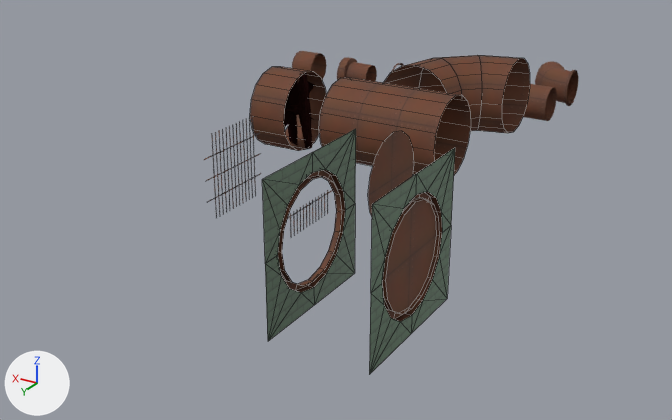
The Blender file Assets/World/Level2/raw/pipes.blend as it was, and as the next commit left it.
Camera for both pictures: a camera (50 mm lens) standing at (-32.6, 75.2, 31.7) and looking at (11.9, 1.1, -5.4). Lighting does not change. The marker at lower left points along +X, +Y and +Z. Mesh edges are drawn as thin lines on the coarser meshes. Objects named as collision shapes, trigger or cutter boxes, shadow casters or lower levels of detail are left out.

Objects in the first picture: 'NarrowPipe_90', 'NarrowPipe_Piston_Base', 'NarrowPipe_Piston_Top', 'NarrowPipe_Straight', 'Sewer_Grate_High', 'WideFan', 'WidePipe_90', 'WidePipe_InnerClosed', 'WidePipe_Straight', 'WindPipe_Straight_Short', 'Windpipe_OuterClosed', 'Windpipe_OuterOpen'.
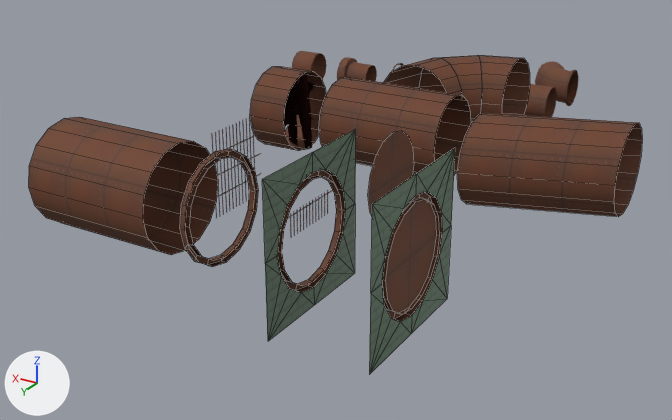
Location of each change, [x1, y1, x2, y2] in pixels of the pictures (672 x 420 px):
'WidePipe_Outer_Straight', added
    after: [29, 117, 218, 255]
'WidePipe_Kink', added
    after: [457, 113, 642, 217]
'Windpipe_Lip', added
    after: [180, 149, 258, 267]

Edits to the bpy script that builds the scene:
```text
Add me_plane_018:
    me_plane_018.from_pydata(...)  # 32 vertices, 16 faces; spans x 0.0..12.0, y -4.0..8.0, z 0.0..8.0
    me_plane_018.polygons.foreach_set('use_smooth', [True] * 16)
    me_plane_018.materials.append(mat_tx_brassplates)
Add me_plane_017:
    me_plane_017.from_pydata(...)  # 32 vertices, 16 faces; spans x 0.0..12.0, y -4.5..4.5, z -0.5..8.5
    me_plane_017.polygons.foreach_set('use_smooth', [True] * 16)
    me_plane_017.materials.append(mat_tx_brassplates)
Add me_plane_001:
    me_plane_001.from_pydata(...)  # 64 vertices, 48 faces; spans x 0.0..0.5, y -4.5..4.5, z -0.5..8.5
    me_plane_001.polygons.foreach_set('use_smooth', [True] * 48)
    me_plane_001.materials.append(mat_tx_brassplates)
Add ob_widepipe_kink:
    ob_widepipe_kink = bpy.data.objects.new('WidePipe_Kink', me_plane_018)
    ob_widepipe_kink.location = (-16.0, 0.0, 0.0)
Add ob_widepipe_outer_straight:
    ob_widepipe_outer_straight = bpy.data.objects.new('WidePipe_Outer_Straight', me_plane_017)
    ob_widepipe_outer_straight.location = (12.0, 24.0, 0.0)
Add ob_windpipe_lip:
    ob_windpipe_lip = bpy.data.objects.new('Windpipe_Lip', me_plane_001)
    ob_windpipe_lip.location = (8.0, 24.0, 0.0)
```
